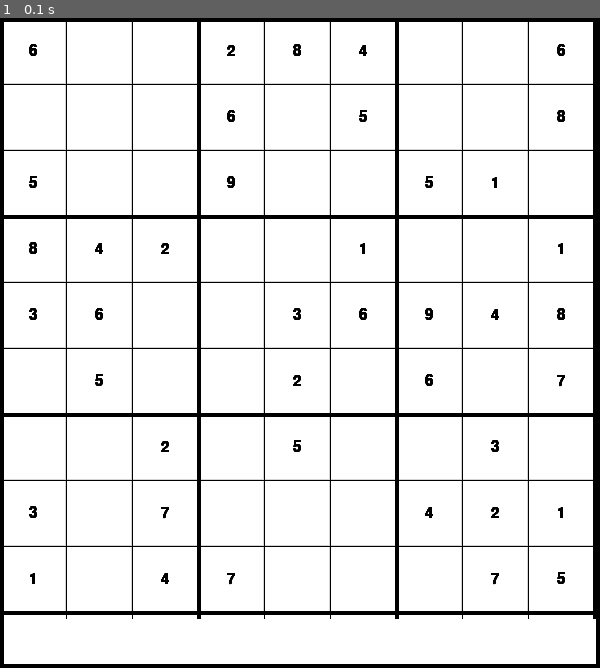
Above: before the commit, frame 1.
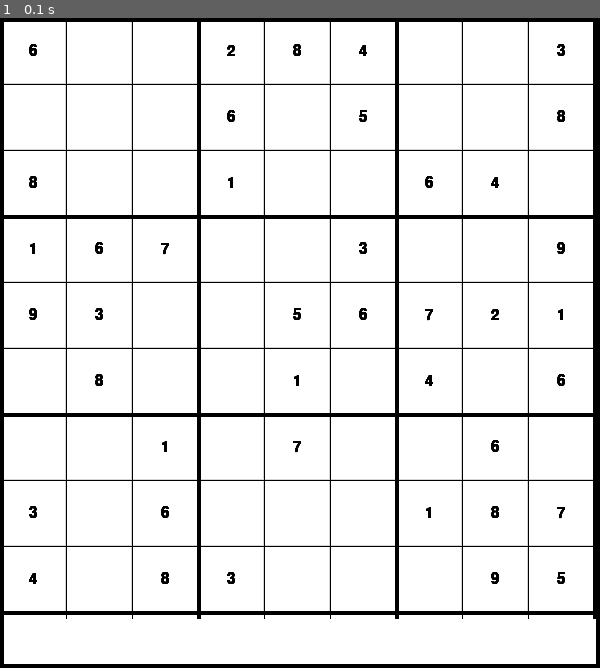
Above: after the commit, the same moment.

Repository: jeanbapd/Sudoku-pygame
Game: pygame game, started from main.py
Same seed, same stepped clock (60 frames per second), same inputs: the game is played once before the commit and once after it.
Inputs:
- Up to frame 1 (0.1 s): no input

The runs differ from the first frame. In frame 1, 0.4% of the frame differs, in the area x 4-95%, y 4-88%.

Commit message:
fix: Core logic of the grid creation

Diff:
--- a/src/solver.py
+++ b/src/solver.py
@@ -23,19 +23,24 @@
     :param col: Position of cell in grid
     :return: True if the cell placement is valid, False otherwise
     """
-    valid_mv = True
+    for c in range(9):
+        if c != col and grid[row][c] == num:
+            return False
 
-    if grid[row].count(num) > 1 or grid[:][col].count(num) > 1:
-        valid_mv = False
+    for r in range(9):
+        if r != row and grid[r][col] == num:
+            return False
+
+
 
     box_row = (row // 3) * 3
     box_col = (col // 3) * 3
     for r in range(box_row,box_row + 3):#Check if
         for c in range(box_col,box_col + 3):
             if grid[r][c] == num and (r,c) != (row,col):
-                valid_mv = False
+                return False
 
-    return valid_mv
+    return True
 
 def solve(grid):
     """
